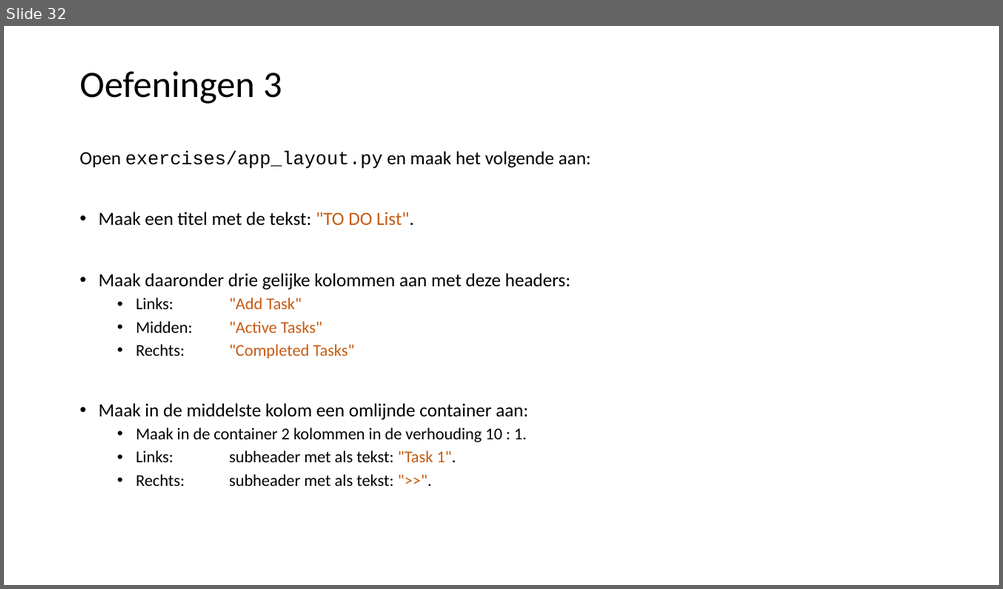
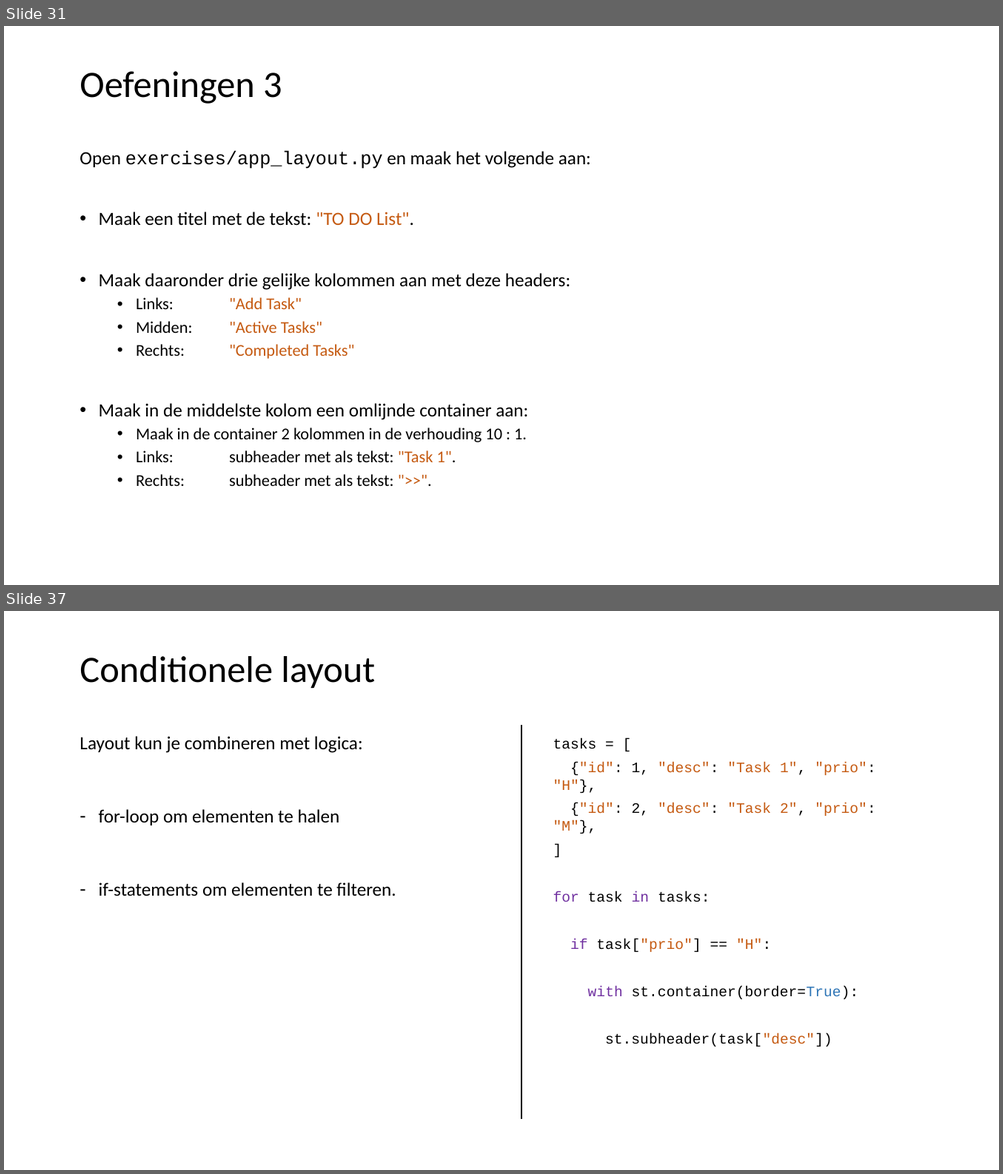
Before and after one commit to LFKoning/knowledge-sharing, a slide deck: python_course_4p/4_api_app/4_api_app.pptx. Shown one above the other, each under a label of ours: slide 32 before the commit, slides 31 and 37 after it; the slides between them are not shown. The pictures are 1003x589 and 1003x1174 pixels, drawn with LibreOffice and Linux fonts; fonts in the diff are those of the drawing. Boxes give left, top, right and bottom in pixels: in the first picture for what was removed or moved away, otherwise in the second. Text is boxed around its words. In the diff, an @@ line names an element or a change of style, - is before the commit and + after.

```diff
--- a/python_course_4p/4_api_app/4_api_app.pptx
+++ b/python_course_4p/4_api_app/4_api_app.pptx
@@ slide 37 added at [4,611,999,1170], background #FFFFFF @@
@@ title added at [79,656,375,688], 36 pt, text #000000 @@
+Conditionele layout
@@ text added at [79,736,395,897], 18 pt, text #000000 @@
+Layout kun je combineren met logica:
+– for-loop om elementen te halen
+– if-statements om elementen te filteren.
@@ line added from (521, 725) to (521, 1120), #000000 1.5 pt @@
@@ text added at [553,738,876,1047], 14 pt, text #000000 @@
+tasks = [
+{"id": 1, "desc": "Task 1", "prio": "H"},
+{"id": 2, "desc": "Task 2", "prio": "M"},
+]
+for task in tasks:
+if task["prio"] == "H":
+with st.container(border=True):
+st.subheader(task["desc"])
@@ what was slide 32 is now slide 31 @@
```
Also in this commit, not shown: 11 slides changed, 6 other slides added, 1 slide removed, 11 other files.
